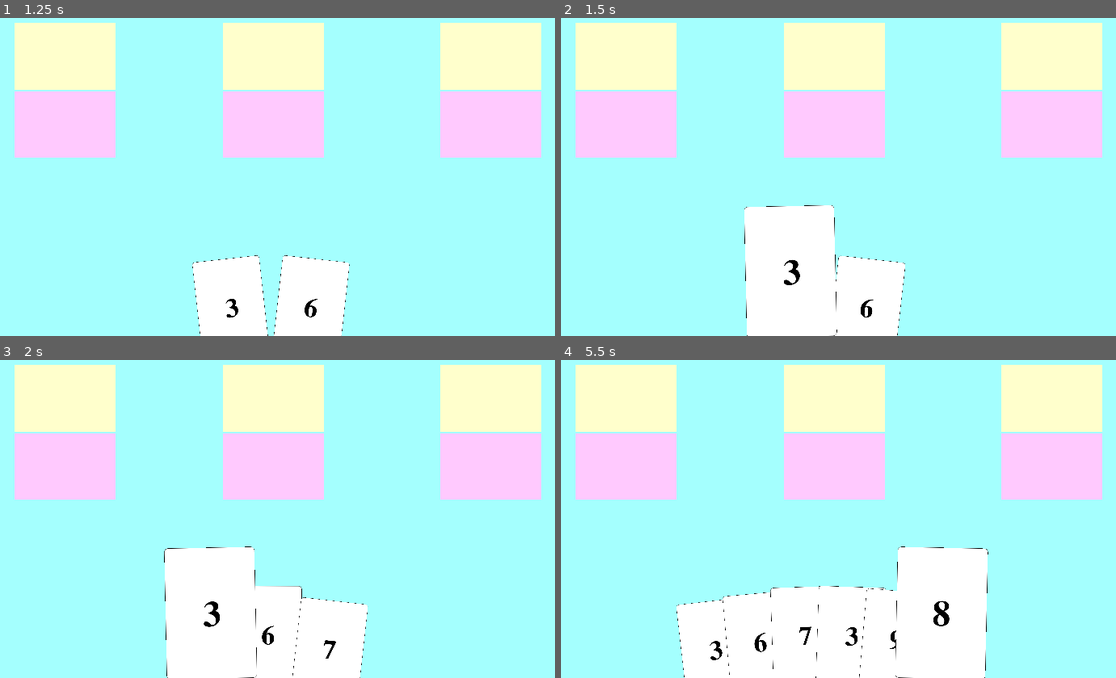
Above: before the commit, frames 1-4 (two rows, left to right).
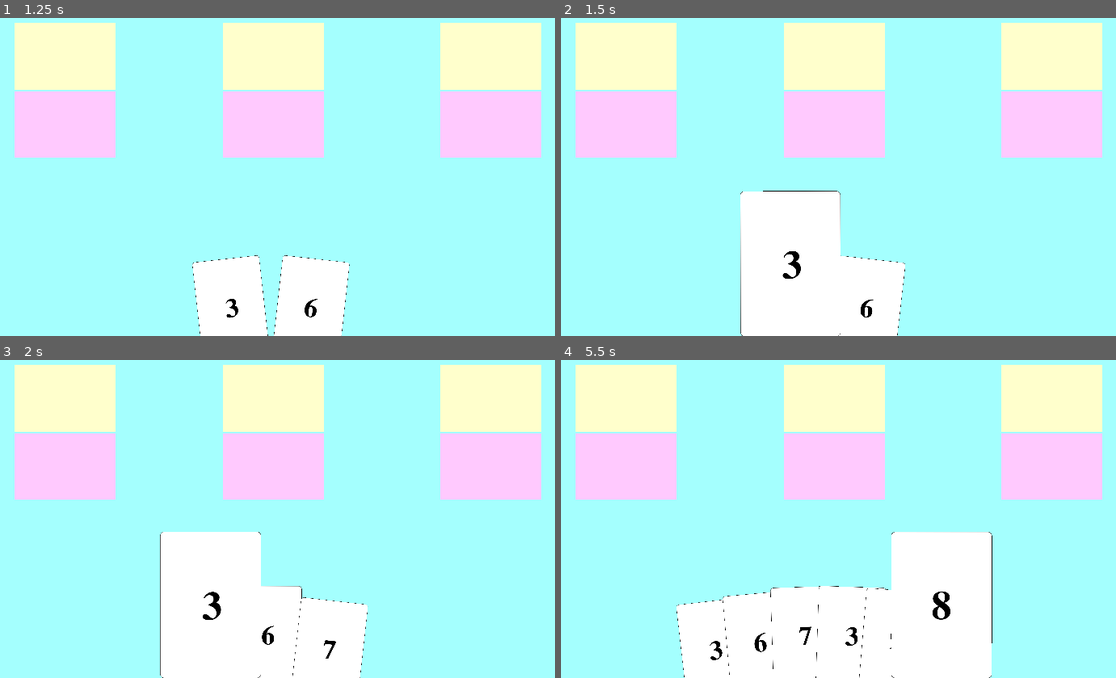
Above: after the commit, the same moments.

Repository: michael-j-coyne/card-game
Game: Godot game, scene res://game.tscn
Two runs of this game, one before a commit and one after it. Both use one fixed random seed, a clock stepped at 60 frames per second and the inputs below.
Inputs (mouse positions are in pixels of both pictures, inside the frame that each line leads up to):
- Up to frame 1 (1.25 s): tap Enter (ui_accept) at 0.5, 0.77 s; move the mouse to (421, 135) at 0.52 s; click (421, 135) at 0.67 s
- Up to frame 2 (1.5 s): move the mouse to (794, 307) at 1.27 s; click (794, 307) at 1.42 s
- Up to frame 3 (2 s): tap Enter (ui_accept) at 1.52 s
- Up to frame 4 (5.5 s): move the mouse to (827, 633) at 2.02 s; click (827, 633) at 2.17 s; move the mouse to (882, 649) at 2.77 s; click (882, 649) at 2.92 s; tap Enter (ui_accept) at 3.02, 3.77, 4.52 s; move the mouse to (910, 649) at 3.52 s; click (910, 649) at 3.67 s; move the mouse to (927, 649) at 4.27 s; click (927, 649) at 4.42 s; move the mouse to (943, 649) at 5.02 s; click (943, 649) at 5.17 s

Frame 1 is identical in both runs. In frame 2, 1.7% of the frame differs, in the area x 32-51%, y 54-100%; in frame 3, 1.7%; in frame 4, 1.8%, in the area x 53-78%, y 54-100%.

Commit message:
Begin fix for card hover
Middle card hovers more than leftmost / rightmost card because the '_fan_cards' function is trying to tween the cards at the same time as the animate_card_hover function

Diff:
--- a/Hand.gd
+++ b/Hand.gd
@@ -48,11 +48,24 @@
 func _fan_cards():
 	if not get_children(): return
 	const duration_seconds = CARD_FAN_ANIMATION_DURATION_SECONDS
-	var cards_in_hand := get_children()
+	var hovered_card = get_hovered_card()
+
+	var filter_func
+
+	if selected_card:
+		filter_func = func(card): return card != selected_card
+	elif hovered_card:
+		filter_func = func(card): return card != hovered_card
+	else:
+		filter_func = func(card): return true
+
+	var cards_to_fan := get_children().filter(filter_func)
 	var tween := create_tween()
 	tween.set_parallel(true)
 
-	for card in cards_in_hand:
+	print('card to fan are ', cards_to_fan)
+
+	for card in cards_to_fan:
 		# I am very unsure if scale_card_to_default_size should go here.
 		# I also don't know if its a good idea to reset the z_index here.
 		# That's speaking from a design standpoint. From a practical standpoint, it works for now.
@@ -68,13 +81,14 @@
 		tween.tween_property(card, "position", pos, duration_seconds)
 		tween.tween_property(card, "rotation_degrees", rotation_amt, duration_seconds)
 
-func _process(_delta : float) -> void:
+func _physics_process(_delta : float) -> void:
 	_fan_cards()
 	var hovered_card = get_hovered_card()
-	if not selected_card and hovered_card:
+
+	if selected_card:
+		animate_card_hover(selected_card)
+	elif hovered_card:
 		animate_card_hover(hovered_card)
-	elif selected_card:
-		animate_card_hover(selected_card)
 
 # this isn't just the card hover animation, its also the card select animation (or part of it)
 func animate_card_hover(card_to_animate: Card) -> void:
@@ -92,6 +106,7 @@
 	tween.tween_property(card_to_animate, "scale", CARD_EXPANSION_FACTOR, duration_seconds)
 	tween.tween_property(card_to_animate, "rotation_degrees", 0, duration_seconds)
 	tween.tween_property(card_to_animate, "position", hovered_pos, duration_seconds)
+	print('hovered pos is ', to_global(hovered_pos))
 
 func scale_card_to_default_size(card: Card) -> void:
 	if not card: return
